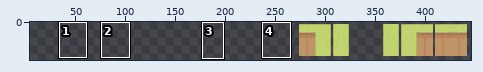
Two states of a sprite sheet, source/core/assets/images/dirt_wall.png. The picture above shows the old version from afar; the outline marks the close-up.
Close-up. Old version:
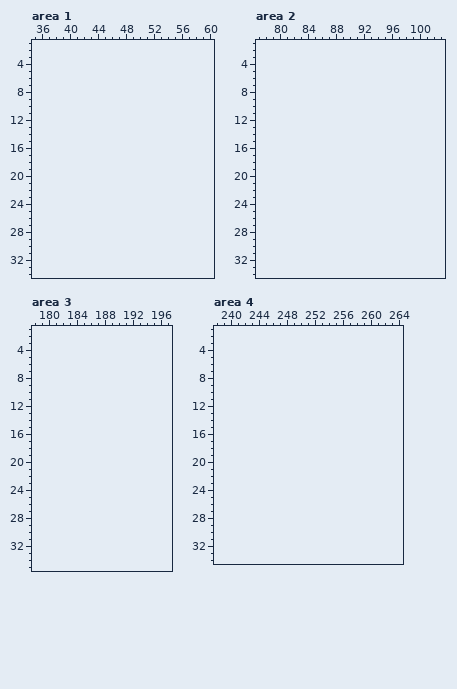
The file is 256x64 pixels. Colours within 5 levels of each other are drawn and written as one. Shown: area 1: x 35..60, y 1..34; area 2: x 77..103, y 1..34; area 3: x 178..197, y 1..35; area 4: x 238..264, y 1..34. The old version is drawn lined up with the new one, on the new canvas. The wide view leaves out empty margins. The commit also changed other parts of the picture, which this record leaves out.
After the commit:
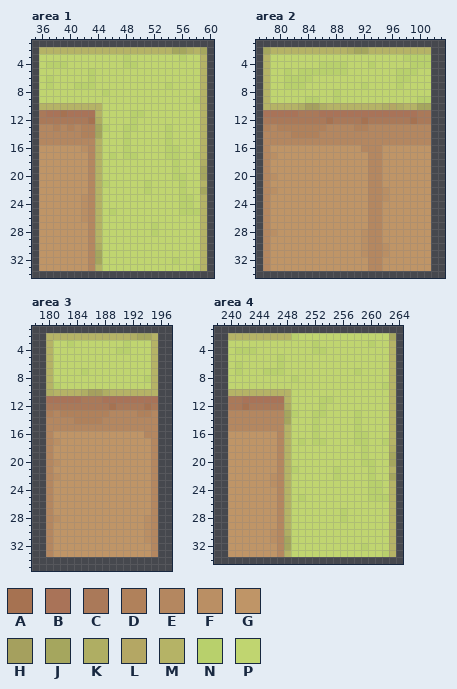
Palette (. is transparent): A #a67251  B #a97358  C #aa7959  D #b0815b  E #b48760  F #ba8f64  G #bf9567  H #a5a05e  J #a5a65e  K #afae63  L #b4a764  M #b5b366  N #b8d06c  P #c0d570
The edit:
canvas 256x64 -> 512x64, the old top-left corner now at 272,0 (the part of the old canvas that was cut away was empty and is not shown)
Changed rows in their new state; - is an unchanged pixel.
Area 1:
first column x 36:
 2 MMMMMMMMMMMMMMMMMMMJJKMJ
 3 PPPPPPPPPPPPNPPPPPPPNPPM
 4 PNNNPPPPPPPPNNPPPPPPPPPM
 5 PPPPPPPNPPPPPPPPPPPPPPPM
 6 PNPPPPPNPPPPPPPPPPPPPPPM
 7 PNPPPNNNPPPPPPPPPPNPPPPM
 8 PPPPPPPPPNPPPPPPPPPPPPPM
 9 PPPPPPPPPPPPPPPPPPPPPPNM
10 MMMMMMMMMPPPPPPPPPPPPPPM
11 CBBABBBBMPPPPNNPPPPPPPPM
12 CCCCCCCAKPPPPNPPPPPPPPPM
13 EEDEDEDDJNPPNNPPPPNPPPPM
14 EEEEEEDDJPPPNPPPPPNPPPPM
15 EEEEEEEEMPPPNPPPPPNPPPPM
16 GGGGGGFEMPPPNPPPPPNNPPPM
17 GGGGGGGEMPNPNNPPPPNNPPNM
18 GGGGGGGEMPPPPPPPPPPNPPPK
19 GGGGGGGEMPPPPPPPPPPNPPPJ
20 GGGGGGGEMPPPPPPPPPPNNPPJ
21 GGGGGGGEMNPPPPPNPPPPNPPM
22 GGGGGGGEMPPPPPPNPPPPNPPJ
23 GGGGGGFEMPPPPPPPPPPPNNPM
24 GGGGGGFEMPPPPPPPPPPPNNPM
25 GGGGGGFEMPNPPPPPPPPPNNNM
26 GGGGGGFEMPPPPPPPPPPPPPPM
27 GGGGGGGEMPPPPPPPNPPPPPPM
28 GGGGGGGEMPPPPPPPNPPPPPPM
29 GGGGGGGEMPPPPPPPPPPPPPPM
30 GGGGGGGEKPPPPPPPPPPPPPPM
31 GGGGGGGEJPPPPPPPPPPPPPPM
32 GGGGGGGEJPPPPPPPPPPNPPPM
33 GGGGGGGEMPPPPPPPPPPPPPNM
Area 2:
first column x 78:
 2 JMMMMMMMMMMMKJJMMMMMMMMM
 3 MPPPPPPPPPPPPPPPPPPPNNNN
 4 MPPPPPPPNNNNPPPNPPPPPNNN
 5 MPPNPNNNNNNNPPPPPPPNNNPP
 6 MPPNNNNPPPPPPPPPPPPNNPPP
 7 MPPNNNPPPPPPPPNPPPPNPPPP
 8 MPPPPPPPPPNPPPPPPPPPPPPP
 9 MPPPPPNNPPNPPPPPPPPPPPNN
10 MMMMMKHHKMMMMMMMMKLKMMJJ
11 BBBBBCCCBBBBBBBBBBBBBBCC
12 CCCCCCCCCACCCCACCCCCCACC
13 DEDDDDDDDEEEEDDEEEEEEEEE
14 EEEEDDDDEEEEEEEEEEEEEEEE
15 EEEEEEEEEEEEEEEEEEEEEEEE
16 EGGGGGGGGGGGGGEEEGGGGGGG
17 EFGGGGGGGGGGGGGEEGGGGGGG
18 EGGGGGGGGGGGGGGEEGGGGGGG
19 EGGGGGGGGGGGGGGEEGGGGGGG
20 EFGGGGGGGGGGGGGEEGGGGGGG
21 EGGGGGGGGGGGGGGEEGGGGGGG
22 EFGGGGGGGGGGGGGEEFGGGGGG
23 EGGGGGGGGGGGGGGEEFGGGGGG
24 EGGGGGGGGGGGGGGEEGGGGGGG
25 EGGGGGGGGGGGGGGEEGGGGGGG
26 EGGGGGGGGGGGGGGEEGGGGGGG
27 EGGGGGGGGGGGGGGEEGGGGGGG
28 EFGGGGGGGGGGGGFEEGGGGGGG
29 EGGGGGGGGGGGGGFEEGGGGGGG
30 EGGGGGGGGGGGGGFEEFGGGGGG
31 EGGGGGGGGGGGGGFEEFGGGGGG
32 EGGGGGGGGGGGGGGEEGGGGGGG
33 EGGGGGGGGGGGGGGEEGGGGGGG
Area 3:
first column x 180:
 2 MMMMMMMMMMMMKJJM
 3 MPPNPPPPPPPNPPPM
 4 MPPPPPPPPPNNPPPM
 5 MPPPPPPPPPPPPPPM
 6 MPPPPPPPPPPPPPPM
 7 MPPPPNPPPPPPPPPM
 8 MPPPPPPPPPPPPPNM
 9 MNPPPPPPPPPPPPPM
10 KMMMMKHHKMMMMMMM
11 BBBBBCCCBBBBBBBB
12 CCCCCCCCCACCCCAC
13 DEDDDDDDDEEEEDDE
14 EEEEDDDDEEEEEEEE
15 EEEEEEEEEEEEEEEE
16 EGGGGGGGGGGGGGEE
17 EFGGGGGGGGGGGGGE
18 EGGGGGGGGGGGGGGE
19 EGGGGGGGGGGGGGGE
20 EFGGGGGGGGGGGGGE
21 EGGGGGGGGGGGGGGE
22 EFGGGGGGGGGGGGGE
23 EGGGGGGGGGGGGGGE
24 EGGGGGGGGGGGGGGE
25 EGGGGGGGGGGGGGGE
26 EGGGGGGGGGGGGGGE
27 EGGGGGGGGGGGGGGE
28 EFGGGGGGGGGGGGFE
29 EGGGGGGGGGGGGGFE
30 EGGGGGGGGGGGGGFE
31 EGGGGGGGGGGGGGFE
32 EGGGGGGGGGGGGGGE
33 EGGGGGGGGGGGGGGE
Area 4:
first column x 240:
 2 MMMMMMMMMNPPPPPPPPPPPPPJ
 3 PPPPPPPPPPPPNPPPPPPPNPPM
 4 PNNNPPPPPPPPNNPPPPPPPPPM
 5 PPPPPPPNPPPPPPPPPPPPPPPM
 6 PNPPPPPNPPPPPPPPPPPPPPPM
 7 PNPPPNNNPPPPPPPPPPNPPPPM
 8 PPPPPPPPPNPPPPPPPPPPPPPM
 9 PPPPPPPPPPPPPPPPPPPPPPNM
10 MMMMMMMMMPPPPPPPPPPPPPPM
11 CCBBBBBBMPPPPNNPPPPPPPPM
12 CCACCCCCKPPPPNPPPPPPPPPM
13 EEEEEEEEJNPPNNPPPPNPPPPM
14 EEEEEEEEJPPPNPPPPPNPPPPM
15 EEEEEEEEMPPPNPPPPPNPPPPM
16 GGGGGGGEMPPPNPPPPPNNPPPM
17 GGGGGGGEMPNPNNPPPPNNPPNM
18 GGGGGGGEMPPPPPPPPPPNPPPK
19 GGGGGGGEMPPPPPPPPPPNPPPJ
20 GGGGGGGEMPPPPPPPPPPNNPPJ
21 GGGGGGGEMNPPPPPNPPPPNPPM
22 GGGGGGFEMPPPPPPNPPPPNPPJ
23 GGGGGGFEMPPPPPPPPPPPNNPM
24 GGGGGGGEMPPPPPPPPPPPNNPM
25 GGGGGGGEMPNPPPPPPPPPNNNM
26 GGGGGGGEMPPPPPPPPPPPPPPM
27 GGGGGGGEMPPPPPPPNPPPPPPM
28 GGGGGGGEMPPPPPPPNPPPPPPM
29 GGGGGGGEMPPPPPPPPPPPPPPM
30 GGGGGGFEKPPPPPPPPPPPPPPM
31 GGGGGGFEJPPPPPPPPPPPPPPM
32 GGGGGGGEJPPPPPPPPPPNPPPM
33 GGGGGGGEMPPPPPPPPPPPPPNM
Pixel boxes of the changes (left, top, right, bottom) in both close-ups:
added: (39, 47, 207, 271)
added: (263, 47, 431, 271)
added: (46, 333, 158, 557)
added: (228, 333, 396, 557)
